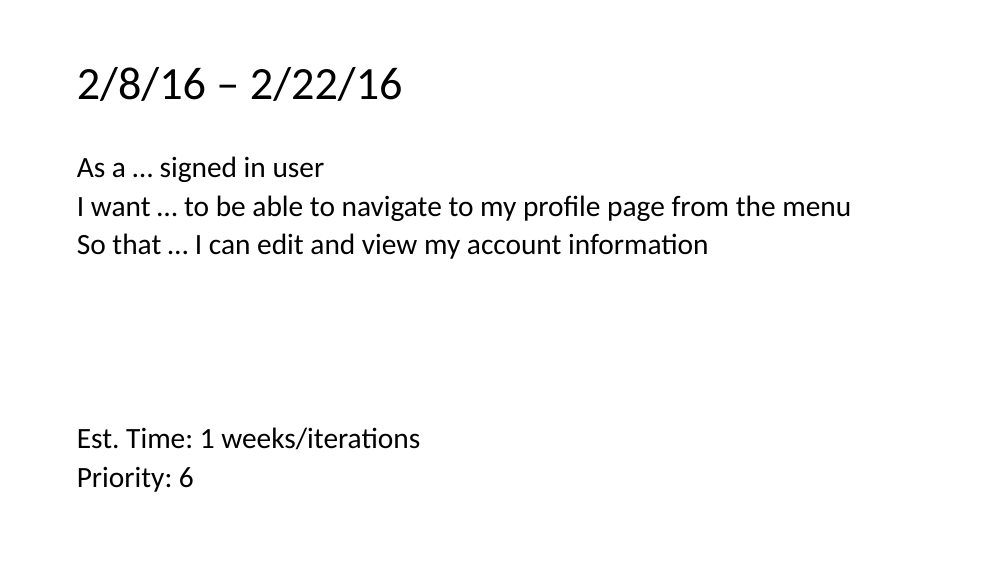
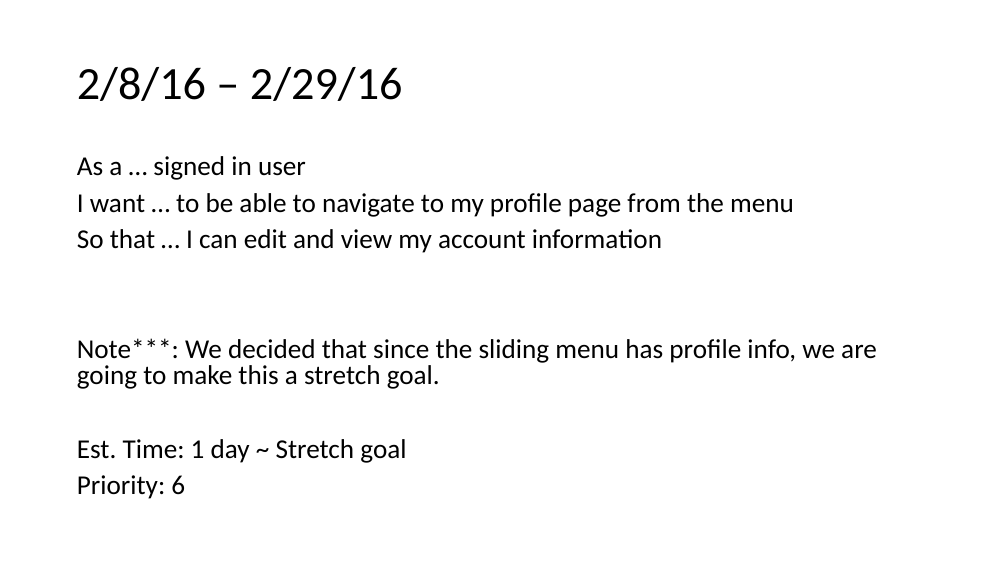
Before and after one commit to ucsdCSE110wi16/CSE110M240T11, a slide deck: slide 10 of UserStoriesV2.pptx. Drawn at 1008x567 pixels with LibreOffice and Linux fonts; fonts in the diff are those of the drawing. Boxes give left, top, right and bottom in pixels: in the first picture for what was removed or moved away, otherwise in the second. Text is boxed around its words. In the diff, an @@ line names an element or a change of style, - is before the commit and + after.

Commit message:
Updated User Stories and schedule

```diff
--- a/UserStoriesV2.pptx
+++ b/UserStoriesV2.pptx
@@ title at box(77, 67, 403, 101): text changed @@
-2/8/16 – 2/22/16
+2/8/16 – 2/29/16
@@ text at box(77, 156, 794, 499): size 28 to 25.9 pt in "As a … signed in user", "I want … to be able to ...", "So that … I can edit and ...", "Priority: 6" @@
@@ text at box(77, 338, 877, 463): text changed; size 28 to 25.9 pt @@
-Est. Time: 1 weeks/iterations
+Note***: We decided that since the sliding menu has profile info, we are going to make this a stretch goal.
+Est. Time: 1 day ~ Stretch goal
```
Also in this commit, not shown: 10 other slides changed, 1 other file.
